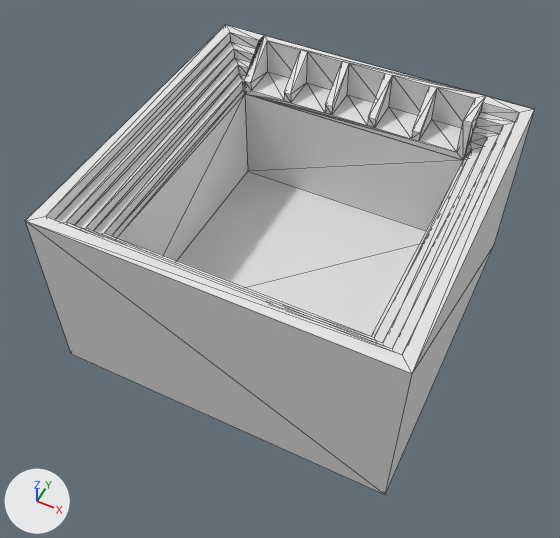
The glTF model public/diceTray.glb as it was, and as the next commit left it.
Rendered twice from a 50 mm camera at (2.98, -6.45, 7.27) aimed at (-0.1, -0.29, -0.44). Lighting does not change. The marker at lower left points along +X, +Y and +Z. Mesh edges are drawn as thin lines. Where no turn or scale is listed for an object, it has been applied to the vertices. Vertices at the same position are counted once.
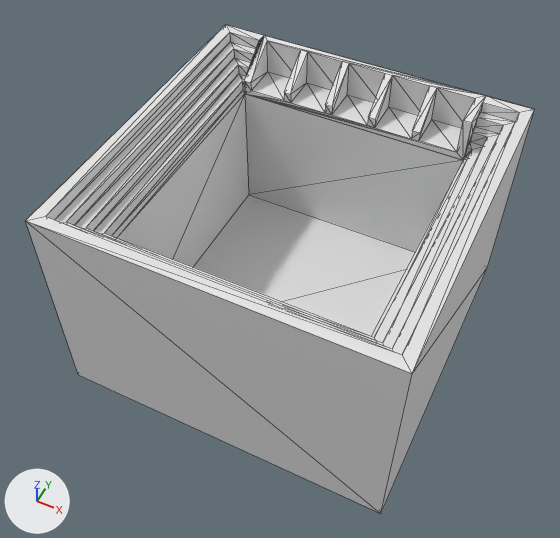
Changed parts and their boxes [x1, y1, x2, y2] in the pictures (560 x 538 px; the box of a moved part takes in the faces that stretch with it):
'Cube.001', reshaped
    before: [26, 25, 534, 495]
    after: [26, 25, 534, 513]
part 1 of me_cube_047, moved or reshaped
    before: [33, 95, 534, 495]
    after: [33, 95, 534, 513]

What changed in the scene script:
```text
Change me_cube_047:
    where me_cube_047.from_pydata(...)  # 112 vertices, 220 faces; spans x -2.25..2.25, y -2.25..2.25, z -1.25..1.25
    used by ob_cube_001; location = (0.0, 0.0, 0.0)
    before: 0 (-2.25, -2.25, -1.25) at pixel (71, 353), 8 (-2.25, 2.25, -1.25), 15 (2.25, -2.25, -1.25) at pixel (385, 494), 19 (2.25, 2.25, -1.25) at pixel (494, 244), 58 (-1.62, 1.62, -0.8) at pixel (247, 171)
    before: 59 (1.62, 1.62, -0.8), 60 (1.62, -1.62, -0.8), 61 (-1.62, -1.62, -0.8)
    me_cube_047 part 1
    add for i in [0, 8, 15, 19, *range(58, 62)]: me_cube_047.vertices[i].co += Vector((0.0, 0.0, -0.5))
```
